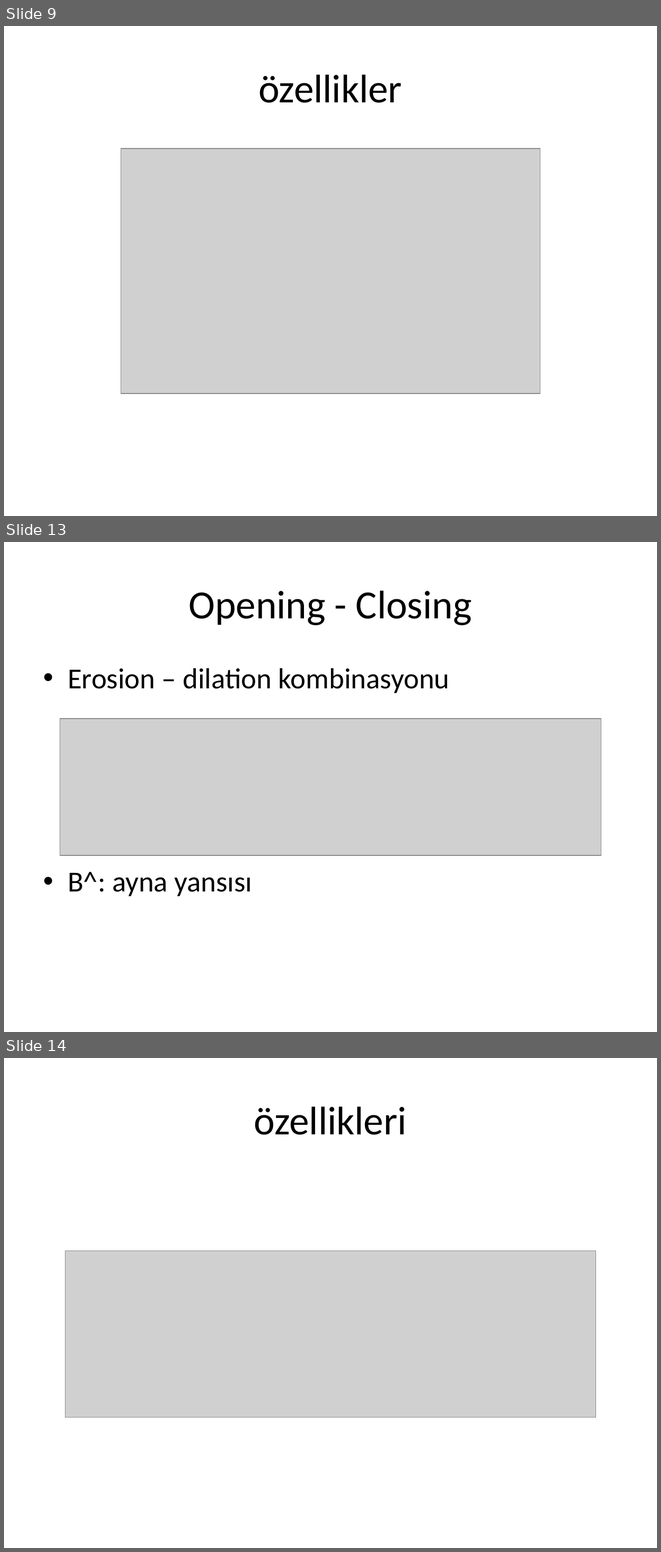
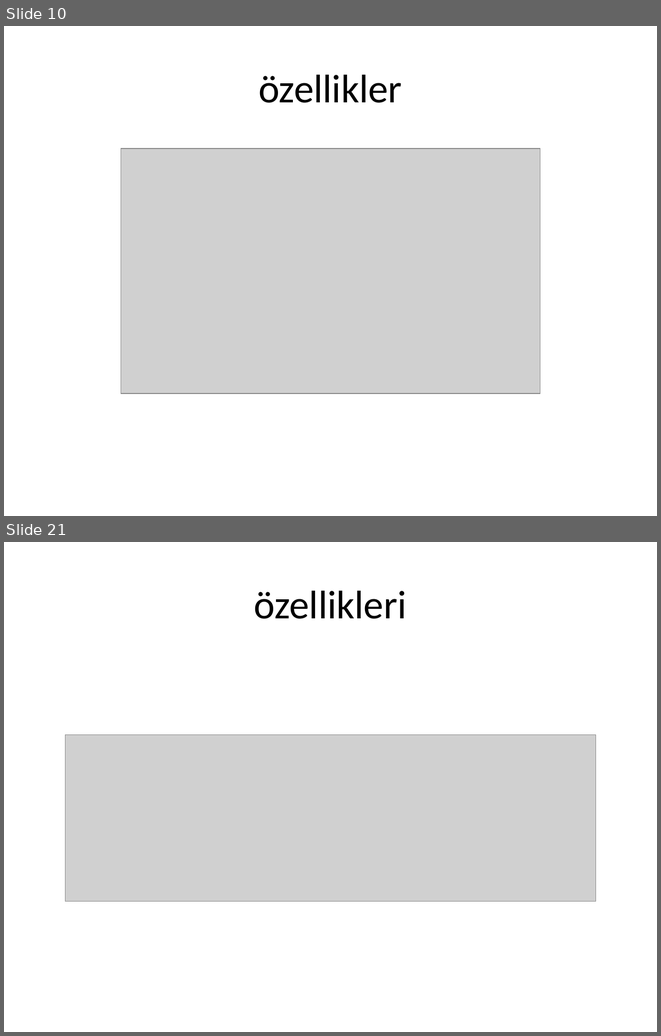
Before and after one commit to 19ceng/ce401dip, a slide deck: 07-morph/07-morph.pptx. Shown one above the other, each under a label of ours: slides 9, 13 and 14 before the commit, slides 10 and 21 after it; the slides between them are not shown. The pictures are 661x1552 and 661x1036 pixels, drawn with LibreOffice and Linux fonts; fonts in the diff are those of the drawing; grey boxes stand for pictures. Boxes give left, top, right and bottom in pixels: in the first picture for what was removed or moved away, otherwise in the second. Text is boxed around its words. In the diff, an @@ line names an element or a change of style, - is before the commit and + after.

```diff
--- a/07-morph/07-morph.pptx
+++ b/07-morph/07-morph.pptx
@@ slide 13 removed at (4, 542, 657, 1032), background #FFFFFF @@
@@ title removed at (188, 590, 472, 625) @@
-Opening - Closing
@@ text removed at (68, 668, 450, 896) @@
-• Erosion – dilation kombinasyonu
-• B^: ayna yansısı
@@ picture removed at (60, 718, 601, 855) @@
@@ what was slide 9 is now slide 10 @@
@@ what was slide 14 is now slide 21 @@
```
Also in this commit, not shown: 4 slides changed, 28 slides added, 3 other slides removed, 1 other file.
